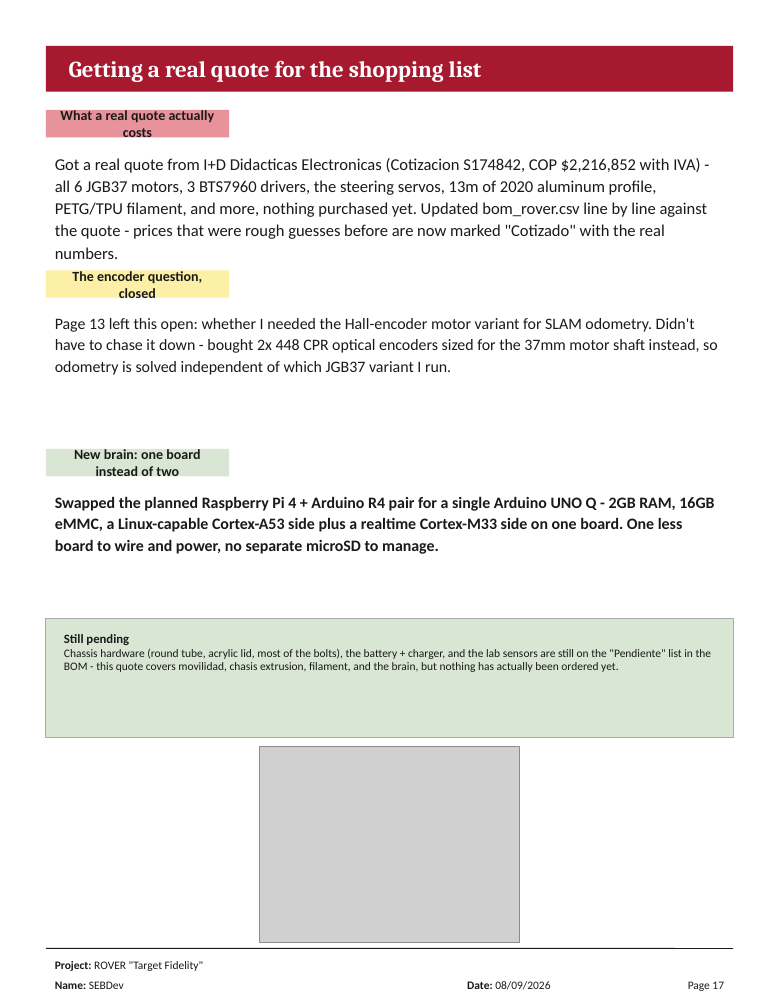
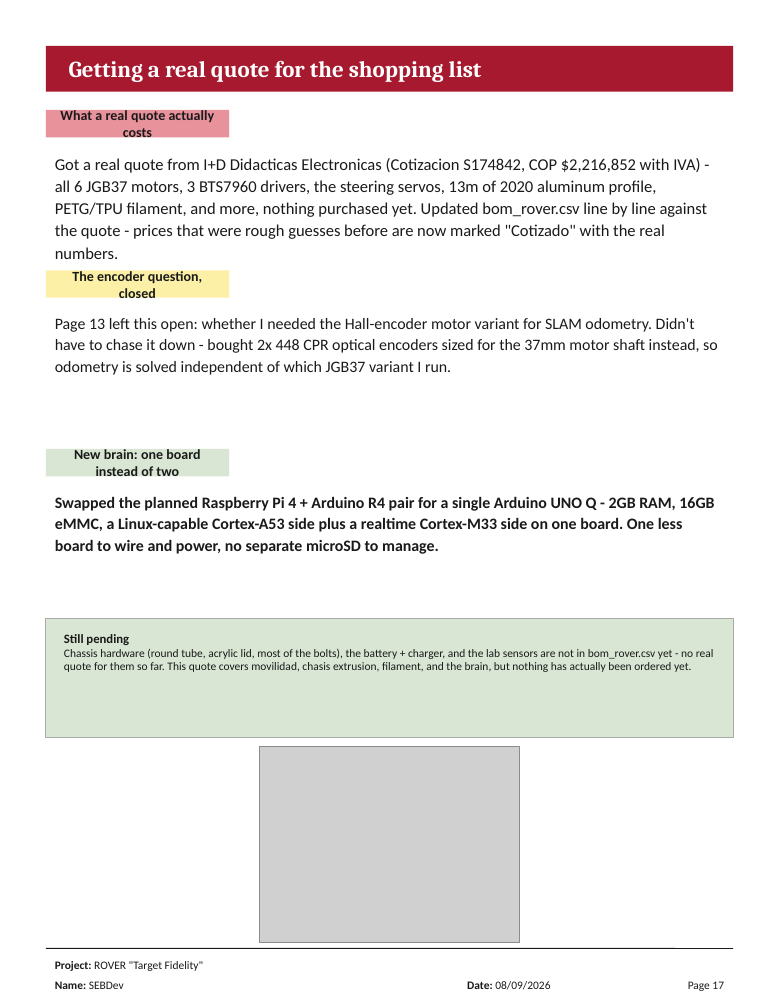
Before and after one commit to tansenseb-wq/ROVER-Target-Fidelity-, a slide deck: slide 17 of Journal/Librito_Rover x_x (CreacionSistemaMecanico) .pptx. Drawn at 779x1008 pixels with LibreOffice and Linux fonts; fonts in the diff are those of the drawing; grey boxes stand for pictures. Boxes give left, top, right and bottom in pixels: in the first picture for what was removed or moved away, otherwise in the second. Text is boxed around its words. In the diff, an @@ line names an element or a change of style, - is before the commit and + after.

```diff
--- a/Journal/Librito_Rover x_x (CreacionSistemaMecanico) .pptx
+++ b/Journal/Librito_Rover x_x (CreacionSistemaMecanico) .pptx
@@ text at <box>64,634,714,672</box>: text changed @@
-Still pending
-Chassis hardware (round tube, acrylic lid, most of the bolts), the battery + charger, and the lab sensors are still on the "Pendiente" list in the BOM - this quote covers movilidad, chasis extrusion, filament, and the brain, but nothing has actually been ordered yet.
+Still pending
+Chassis hardware (round tube, acrylic lid, most of the bolts), the battery + charger, and the lab sensors are not in bom_rover.csv yet - no real quote for them so far. This quote covers movilidad, chasis extrusion, filament, and the brain, but nothing has actually been ordered yet.
```
Also in this commit, not shown: 2 other slides changed, 4 other files.
